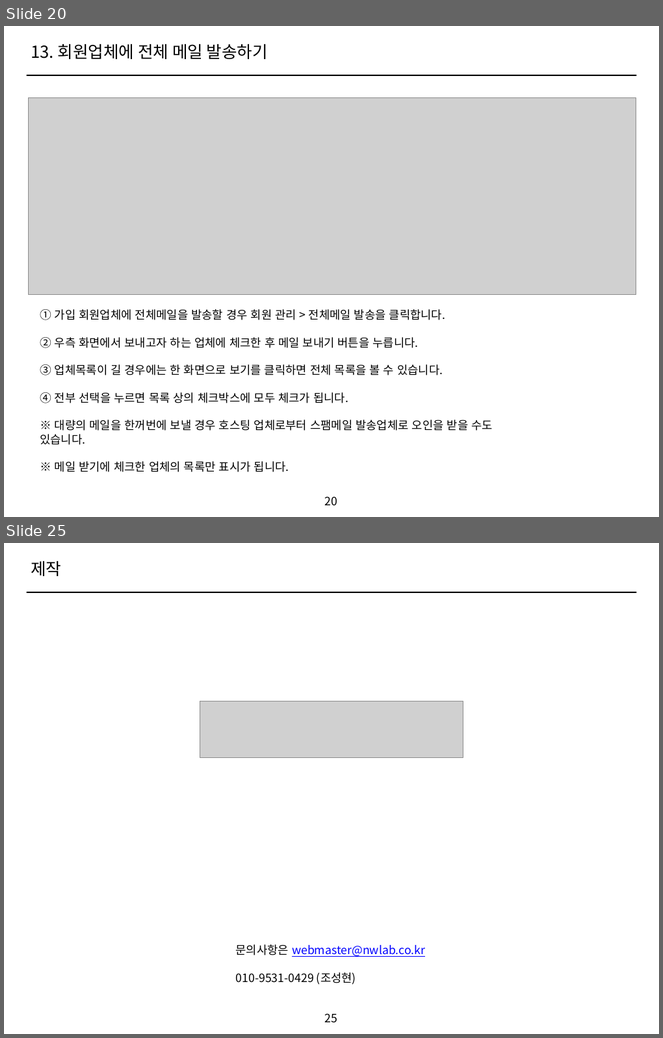
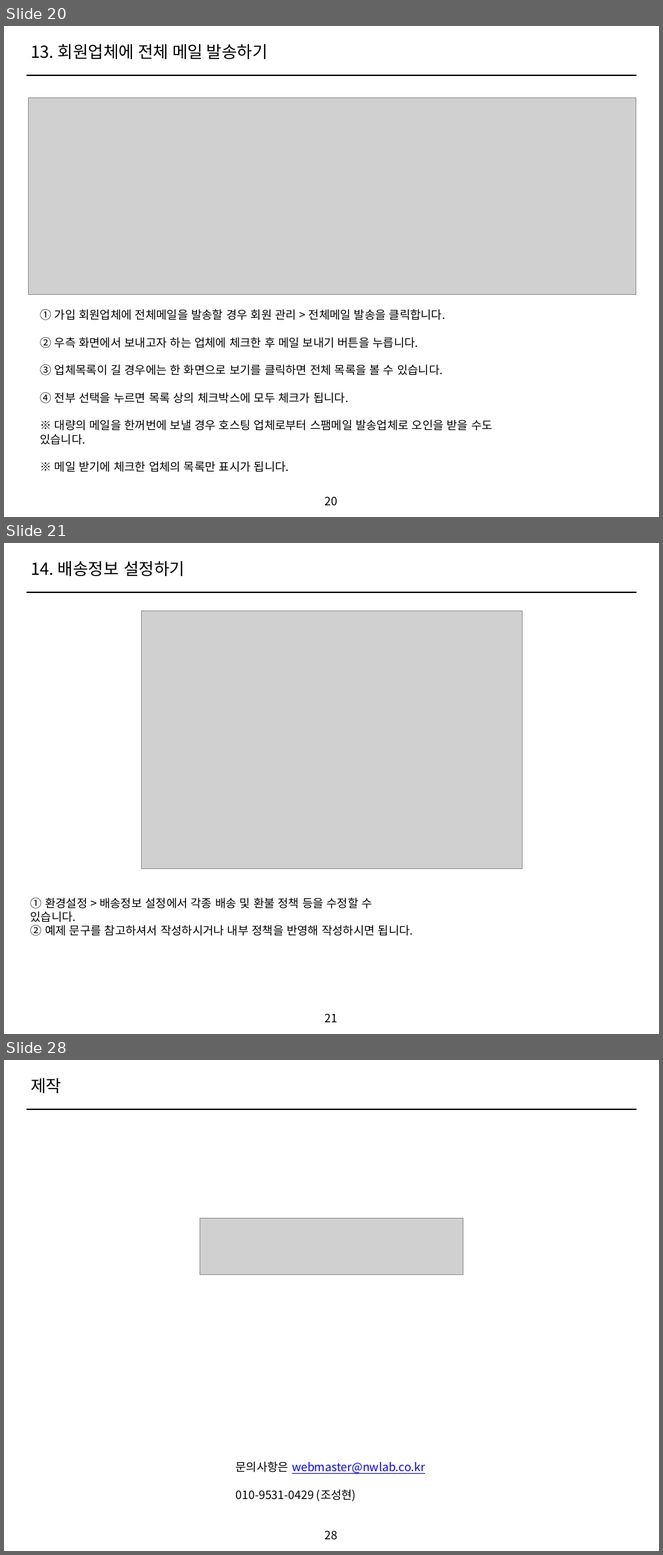
Before and after one commit to ethanjoh/SOHO-market, a slide deck: manual.pptx. Shown one above the other, each under a label of ours: slides 20 and 25 before the commit, slides 20, 21 and 28 after it; the slides between them are not shown. The pictures are 663x1038 and 663x1555 pixels, drawn with LibreOffice and Linux fonts; fonts in the diff are those of the drawing; grey boxes stand for pictures. Boxes give left, top, right and bottom in pixels: in the first picture for what was removed or moved away, otherwise in the second. Text is boxed around its words. In the diff, an @@ line names an element or a change of style, - is before the commit and + after.

Commit message:
매뉴얼 수정

```diff
--- a/manual.pptx
+++ b/manual.pptx
@@ slide 21 added at box(4, 543, 659, 1034), background #FFFFFF @@
@@ text added at box(31, 561, 185, 576), 26 pt, text #000000 @@
+14. 배송정보 설정하기
@@ line added from (27, 592) to (636, 592), #000000 2 pt @@
@@ picture added at box(141, 611, 522, 869) @@
@@ text added at box(31, 898, 414, 936), 18 pt, text #000000 @@
+① 환경설정 > 배송정보 설정에서 각종 배송 및 환불 정책 등을 수정할 수 있습니다.
+② 예제 문구를 참고하셔서 작성하시거나 내부 정책을 반영해 작성하시면 됩니다.
@@ page number added at box(325, 1014, 338, 1023), 18 pt, text #000000 @@
+21
@@ what was slide 25 is now slide 28 @@
@@ page number at box(325, 1531, 338, 1540): text changed @@
-25
+28
```
Also in this commit, not shown: 6 slides changed, 2 other slides added, 1 other file.
